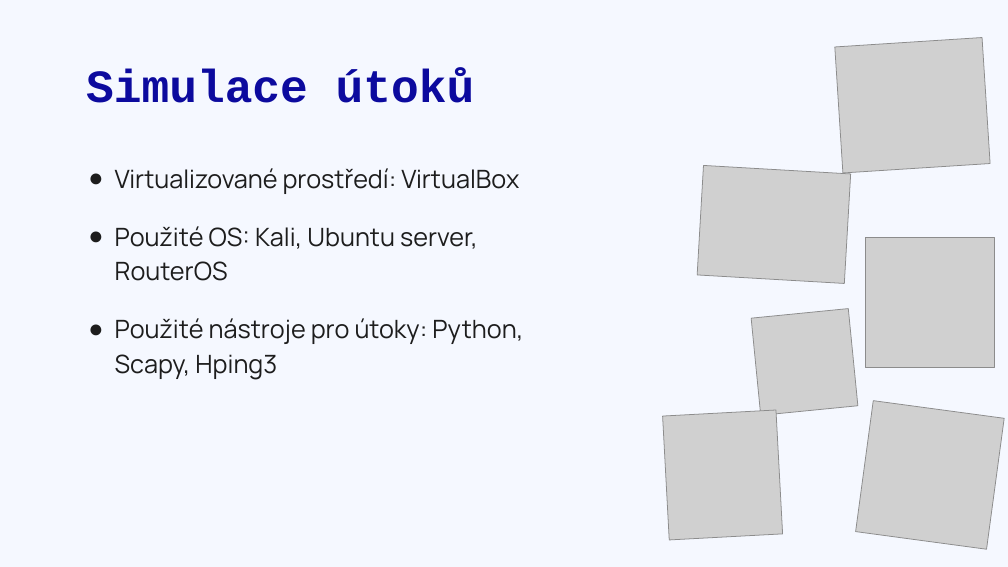
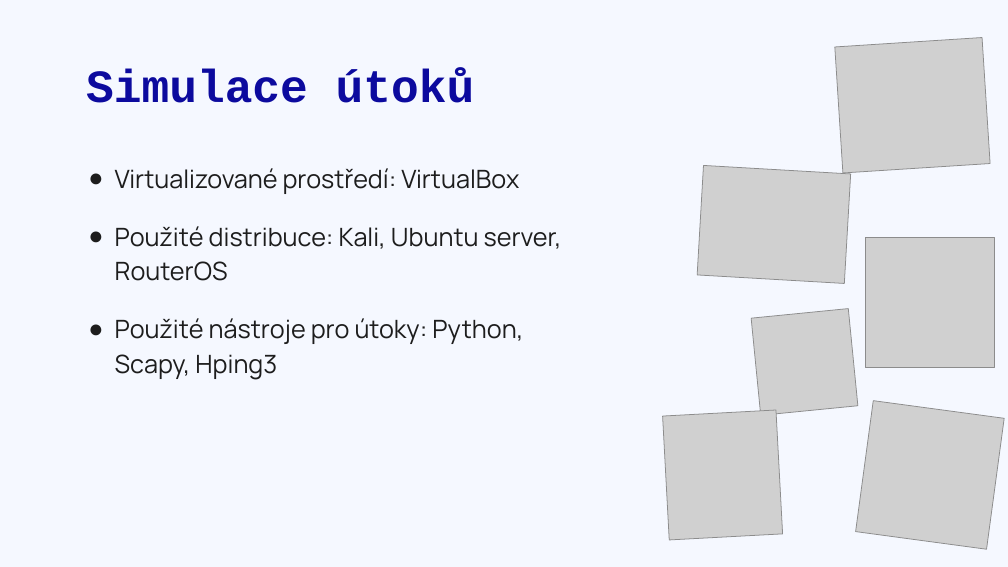
Before and after one commit to CookieKGcz/Dlouhodobka, a slide deck: slide 3 of ~~Dlouhodobka~~/Útoky_typu_DoS.pptx. Drawn at 1008x567 pixels with LibreOffice and Linux fonts; fonts in the diff are those of the drawing; grey boxes stand for pictures. Boxes give left, top, right and bottom in pixels: in the first picture for what was removed or moved away, otherwise in the second. Text is boxed around its words. In the diff, an @@ line names an element or a change of style, - is before the commit and + after.

```diff
--- a/~~Dlouhodobka~~/Útoky_typu_DoS.pptx
+++ b/~~Dlouhodobka~~/Útoky_typu_DoS.pptx
@@ text at (115, 226, 562, 281): text changed @@
-● Použité OS: Kali, Ubuntu server, RouterOS
+● Použité distribuce: Kali, Ubuntu server, RouterOS
```
Also in this commit, not shown: 4 other slides changed, 25 other files.
